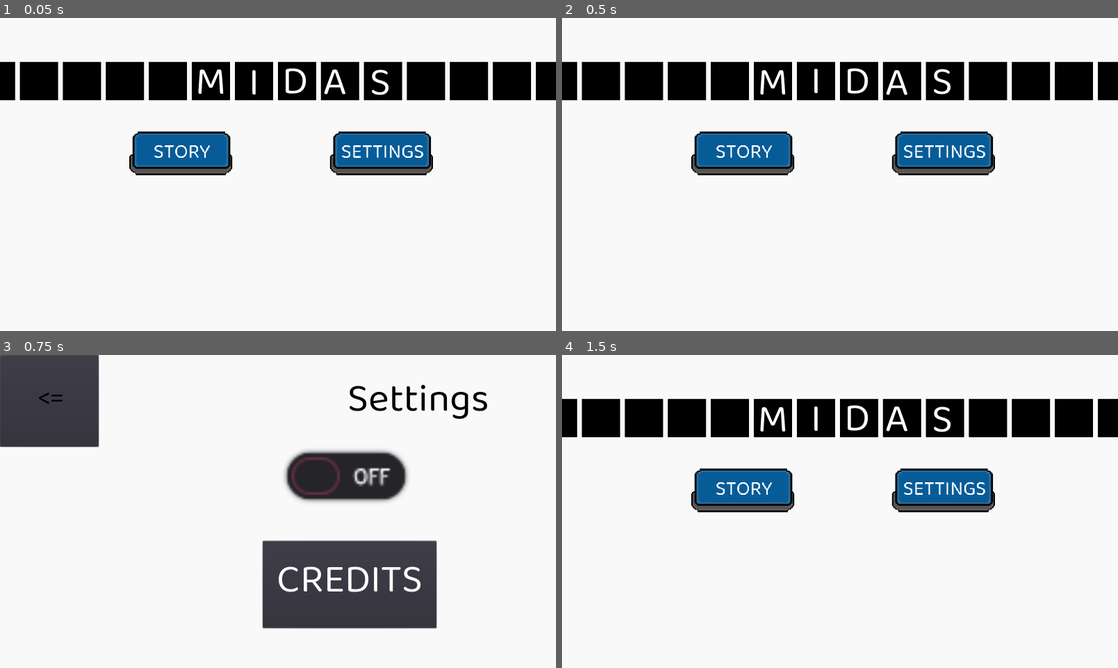
Above: before the commit, frames 1-4 (two rows, left to right).
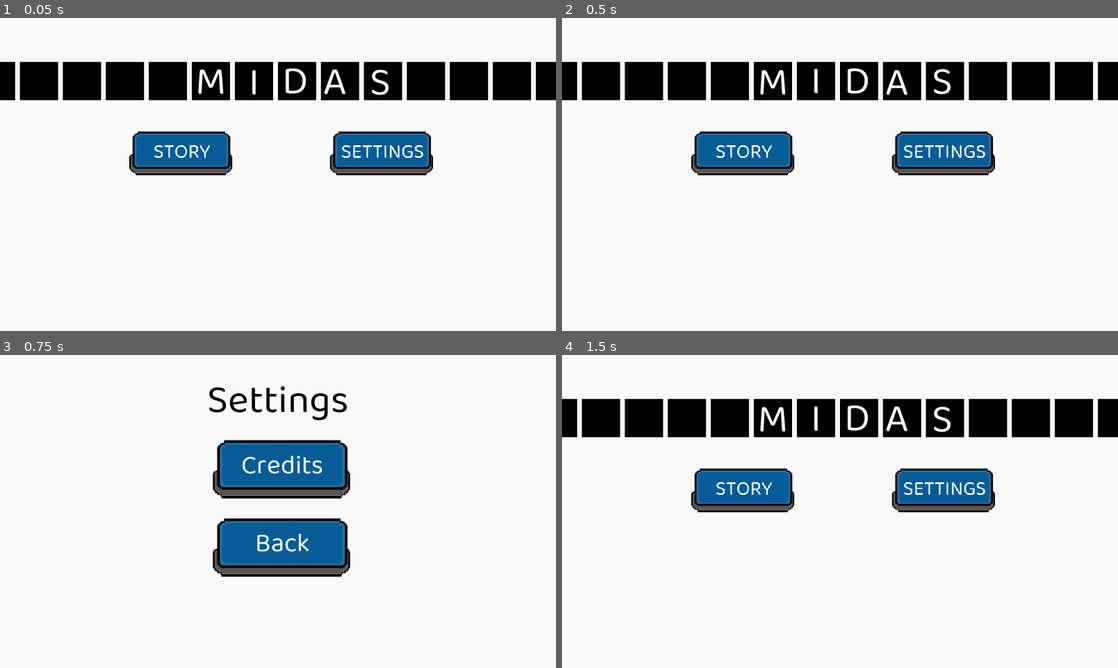
Above: after the commit, the same moments.

Repository: meburns/midas
Game: Godot game, scene res://src/Menu.tscn
The game is run twice, just before and just after one commit, with the same random seed, the same clock (stepped at 60 frames per second) and the same inputs.
Inputs:
- Up to frame 1 (0.05 s): no input
- Up to frame 2 (0.5 s): no input
- Up to frame 3 (0.75 s): click "SETTINGS" at 0.5 s
- Up to frame 4 (1.5 s): click "<=" (after the commit: "Back") at 1.25 s

Frames 1-2 are identical in both runs. In frame 3, 24% of the frame differs, in the area x 0-88%, y 0-88%; in frame 4, nothing differs.

Commit message:
Add new button style to settings

Diff:
--- a/src/Settings.gd
+++ b/src/Settings.gd
@@ -3,26 +3,33 @@
 
 func _ready() -> void:
 	TouchButtons.set_visible(false)
-	set_button()
-
-func set_button() -> void:
-	var mobile_size = Database.get_mobile_size()
-	if mobile_size == 1:
-		$mobileSize.pressed = true
-	else:
-		$mobileSize.pressed = false
-
-
-func _on_CreditsButton_pressed() -> void:
-	MusicPlayer.play()
-	get_tree().change_scene("res://src/transitions/Credits.tscn")
-
-
-func _on_BackButton_pressed() -> void:
-	get_tree().change_scene("res://src/Menu.tscn")
+#	set_button()
+#
+#func set_button() -> void:
+#	var mobile_size = Database.get_mobile_size()
+#	if mobile_size == 1:
+#		$mobileSize.pressed = true
+#	else:
+#		$mobileSize.pressed = false
 
 
 func _on_mobileSize_pressed() -> void:
 	var old_mobile_size = Database.get_mobile_size()
 	Database.set_mobile_size(!old_mobile_size)
-	set_button()
+#	set_button()
+
+
+func _on_BackButton_button_down() -> void:
+	$BackButton/AnimatedSprite.play("press")
+
+func _on_BackButton_button_up() -> void:
+	get_tree().change_scene("res://src/Menu.tscn")
+
+
+func _on_CreditsButton_button_down() -> void:
+	$CreditsButton/AnimatedSprite.play("press")
+
+
+func _on_CreditsButton_button_up() -> void:
+	MusicPlayer.play()
+	get_tree().change_scene("res://src/transitions/Credits.tscn")
--- a/src/Settings.tscn
+++ b/src/Settings.tscn
@@ -1,8 +1,37 @@
-[gd_scene load_steps=4 format=2]
+[gd_scene load_steps=9 format=2]
 
 [ext_resource path="res://assets/fonts/Baloo_Bhaina_2/main_menu.tres" type="DynamicFont" id=1]
 [ext_resource path="res://src/Settings.gd" type="Script" id=2]
 [ext_resource path="res://assets/fonts/Baloo_Bhaina_2/normal_font.tres" type="DynamicFont" id=3]
+[ext_resource path="res://assets/buttons/new_default.png" type="Texture" id=4]
+
+[sub_resource type="AtlasTexture" id=1]
+flags = 4
+atlas = ExtResource( 4 )
+region = Rect2( 0, 0, 200, 100 )
+
+[sub_resource type="AtlasTexture" id=2]
+flags = 4
+atlas = ExtResource( 4 )
+region = Rect2( 200, 0, 200, 100 )
+
+[sub_resource type="AtlasTexture" id=3]
+flags = 4
+atlas = ExtResource( 4 )
+region = Rect2( 0, 0, 200, 100 )
+
+[sub_resource type="SpriteFrames" id=4]
+animations = [ {
+"frames": [ SubResource( 1 ), SubResource( 2 ) ],
+"loop": false,
+"name": "press",
+"speed": 24.0
+}, {
+"frames": [ SubResource( 3 ) ],
+"loop": true,
+"name": "idle",
+"speed": 5.0
+} ]
 
 [node name="Settings" type="Node2D"]
 script = ExtResource( 2 )
@@ -12,9 +41,10 @@
 }
 
 [node name="Label" type="Label" parent="."]
-margin_left = 247.0
-margin_right = 1678.0
-margin_bottom = 224.0
+margin_left = 1.0
+margin_top = 3.0
+margin_right = 1277.0
+margin_bottom = 227.0
 custom_fonts/font = ExtResource( 1 )
 custom_colors/font_color = Color( 0, 0, 0, 1 )
 text = "Settings"
@@ -24,50 +54,58 @@
 "_edit_use_anchors_": false
 }
 
-[node name="BackButton" type="Button" parent="."]
-margin_right = 227.0
-margin_bottom = 211.0
+[node name="CreditsButton" type="TextureButton" parent="."]
+margin_left = 450.0
+margin_top = 160.0
+margin_right = 850.0
+margin_bottom = 360.0
 __meta__ = {
 "_edit_use_anchors_": false
 }
 
-[node name="Label" type="Label" parent="BackButton"]
-margin_right = 235.0
-margin_bottom = 211.0
+[node name="AnimatedSprite" type="AnimatedSprite" parent="CreditsButton"]
+position = Vector2( 200, 100 )
+scale = Vector2( 2, 2 )
+frames = SubResource( 4 )
+animation = "press"
+
+[node name="Label" type="Label" parent="CreditsButton"]
+margin_right = 400.0
+margin_bottom = 200.0
 custom_fonts/font = ExtResource( 3 )
-custom_colors/font_color = Color( 0, 0, 0, 1 )
-text = "<="
+text = "Credits"
 align = 1
 valign = 1
-
-[node name="mobileSize" type="CheckButton" parent="."]
-margin_left = 612.48
-margin_top = 181.401
-margin_right = 688.48
-margin_bottom = 221.401
-rect_scale = Vector2( 5, 5 )
-toggle_mode = false
 __meta__ = {
 "_edit_use_anchors_": false
 }
 
-[node name="CreditsButton" type="Button" parent="."]
-margin_left = 605.347
-margin_top = 428.023
-margin_right = 1005.35
-margin_bottom = 628.023
+[node name="BackButton" type="TextureButton" parent="."]
+margin_left = 450.0
+margin_top = 340.0
+margin_right = 850.0
+margin_bottom = 540.0
 __meta__ = {
 "_edit_use_anchors_": false
 }
 
-[node name="Label" type="Label" parent="CreditsButton"]
-margin_left = 1.01904
-margin_right = 401.019
+[node name="AnimatedSprite" type="AnimatedSprite" parent="BackButton"]
+position = Vector2( 200, 100 )
+scale = Vector2( 2, 2 )
+frames = SubResource( 4 )
+animation = "press"
+
+[node name="Label" type="Label" parent="BackButton"]
+margin_right = 400.0
 margin_bottom = 200.0
-custom_fonts/font = ExtResource( 1 )
-text = "CREDITS"
+custom_fonts/font = ExtResource( 3 )
+text = "Back"
 align = 1
 valign = 1
-[connection signal="pressed" from="BackButton" to="." method="_on_BackButton_pressed"]
-[connection signal="pressed" from="mobileSize" to="." method="_on_mobileSize_pressed"]
-[connection signal="pressed" from="CreditsButton" to="." method="_on_CreditsButton_pressed"]
+__meta__ = {
+"_edit_use_anchors_": false
+}
+[connection signal="button_down" from="CreditsButton" to="." method="_on_CreditsButton_button_down"]
+[connection signal="button_up" from="CreditsButton" to="." method="_on_CreditsButton_button_up"]
+[connection signal="button_down" from="BackButton" to="." method="_on_BackButton_button_down"]
+[connection signal="button_up" from="BackButton" to="." method="_on_BackButton_button_up"]
